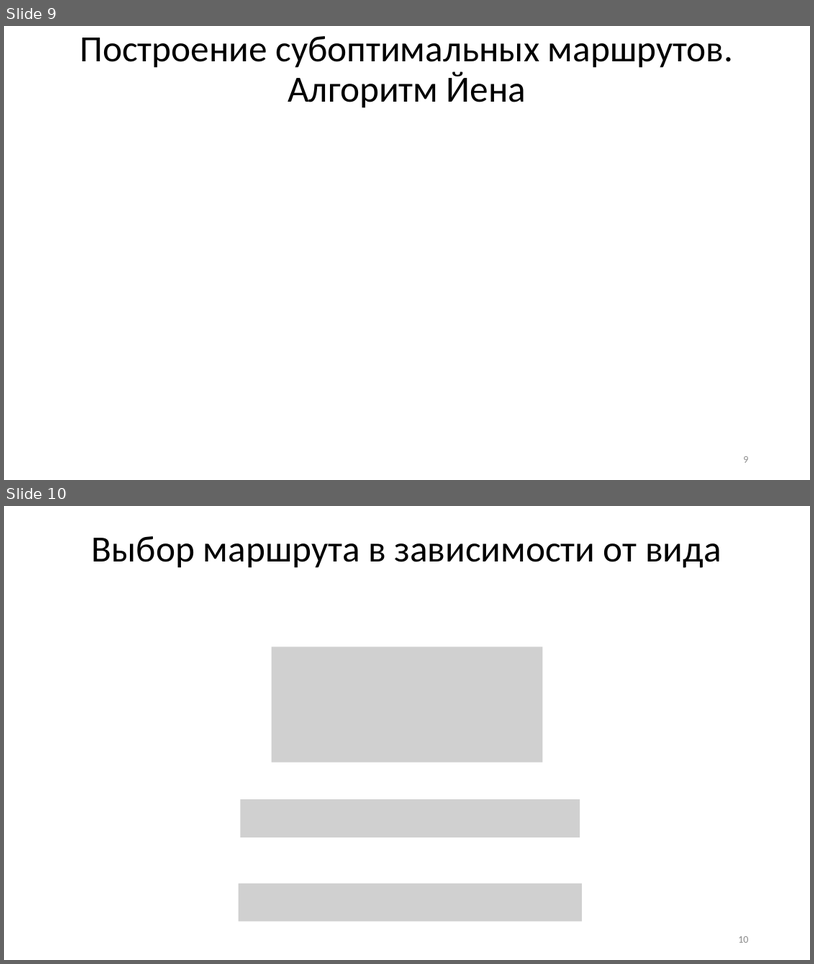
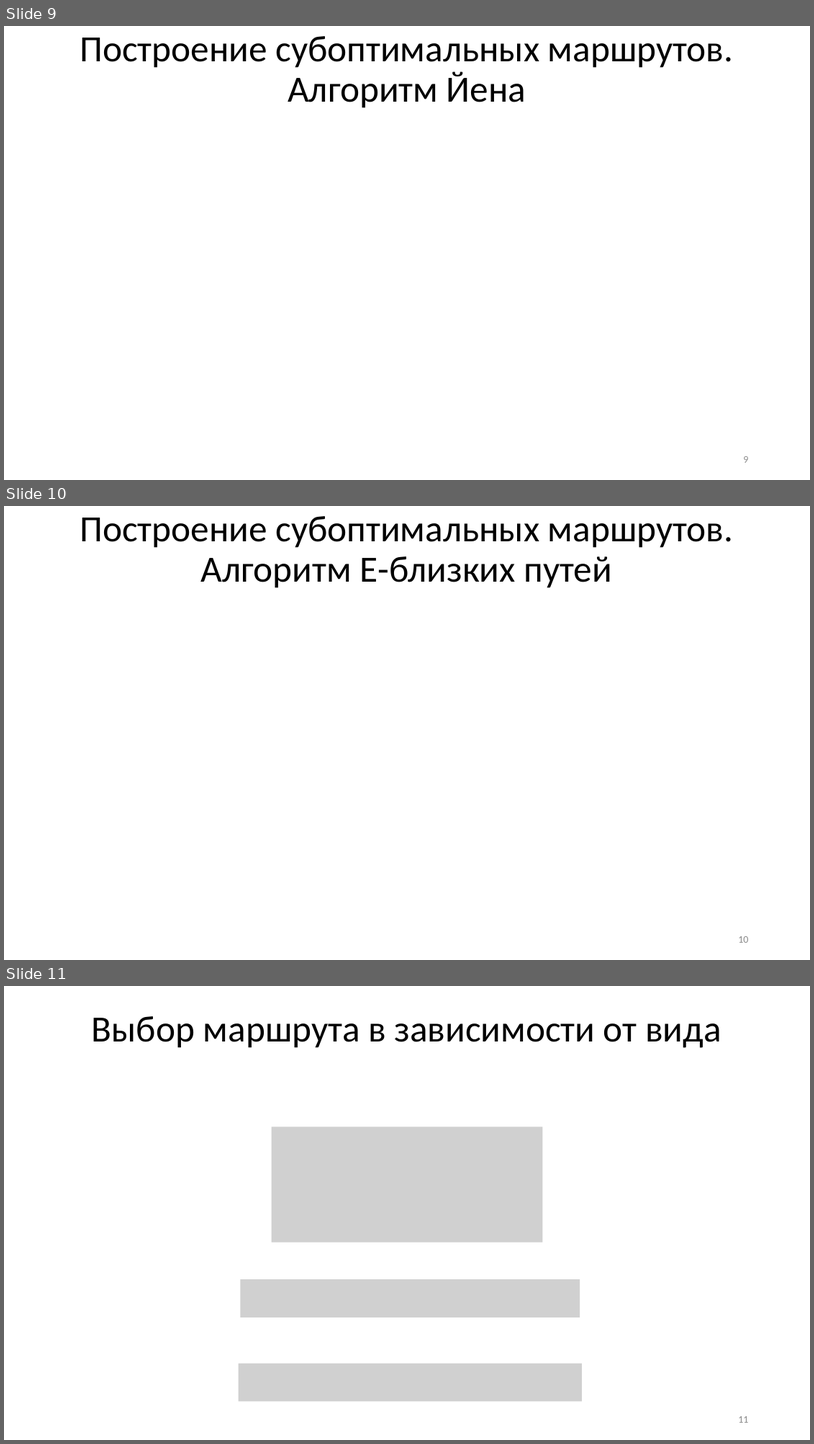
Before and after one commit to GorshkovNikita/Diploma, a slide deck: Documentation/Метод построения велосипедных маршрутов.pptx. Shown one above the other, each under a label of ours: slides 9 and 10 before the commit, slides 9, 10 and 11 after it. The pictures are 814x964 and 814x1444 pixels, drawn with LibreOffice and Linux fonts; fonts in the diff are those of the drawing; grey boxes stand for pictures. Boxes give left, top, right and bottom in pixels: in the first picture for what was removed or moved away, otherwise in the second. Text is boxed around its words. In the diff, an @@ line names an element or a change of style, - is before the commit and + after.

```diff
--- a/Documentation/Метод построения велосипедных маршрутов.pptx
+++ b/Documentation/Метод построения велосипедных маршрутов.pptx
@@ slide 10 added at box(4, 506, 810, 960), background #FFFFFF @@
@@ text added at box(80, 516, 733, 588), 44 pt, text #000000 @@
+Построение субоптимальных маршрутов.
+Алгоритм Е-близких путей
@@ page number added at box(738, 936, 748, 942), 12 pt, text #8C8C8C @@
+10
@@ what was slide 10 is now slide 11 @@
@@ page number at box(738, 1416, 748, 1422): text changed @@
-10
+11
```
Also in this commit, not shown: 1 slide changed, 52 other files.
